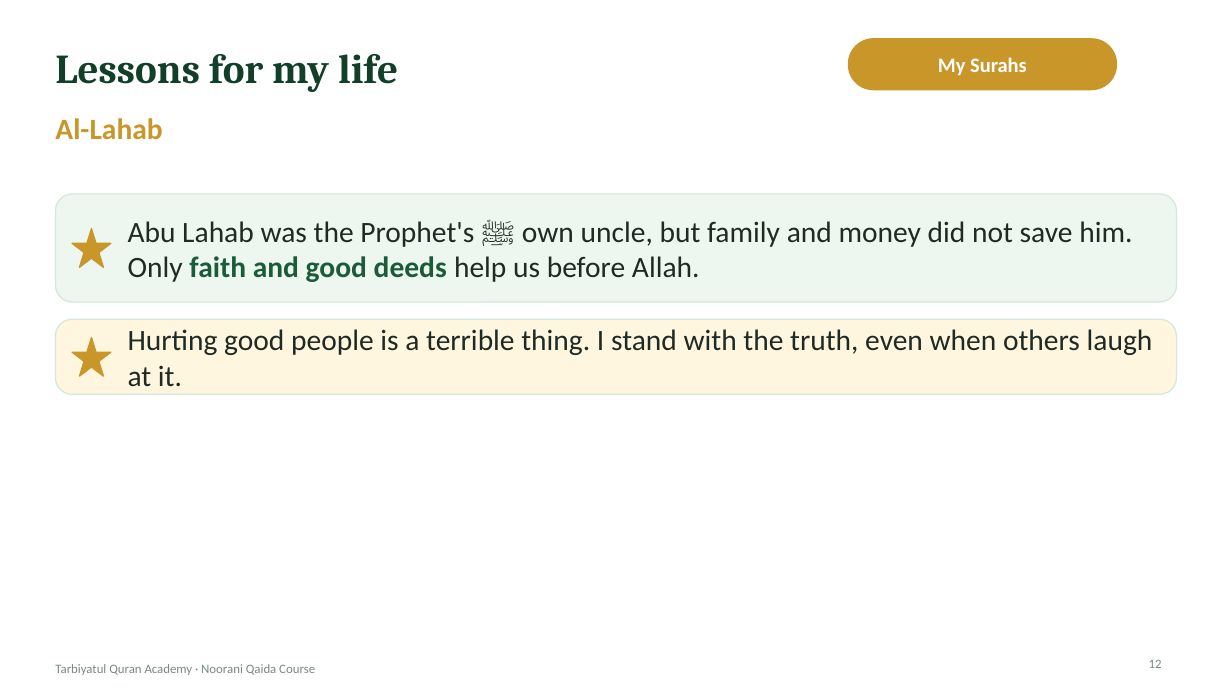
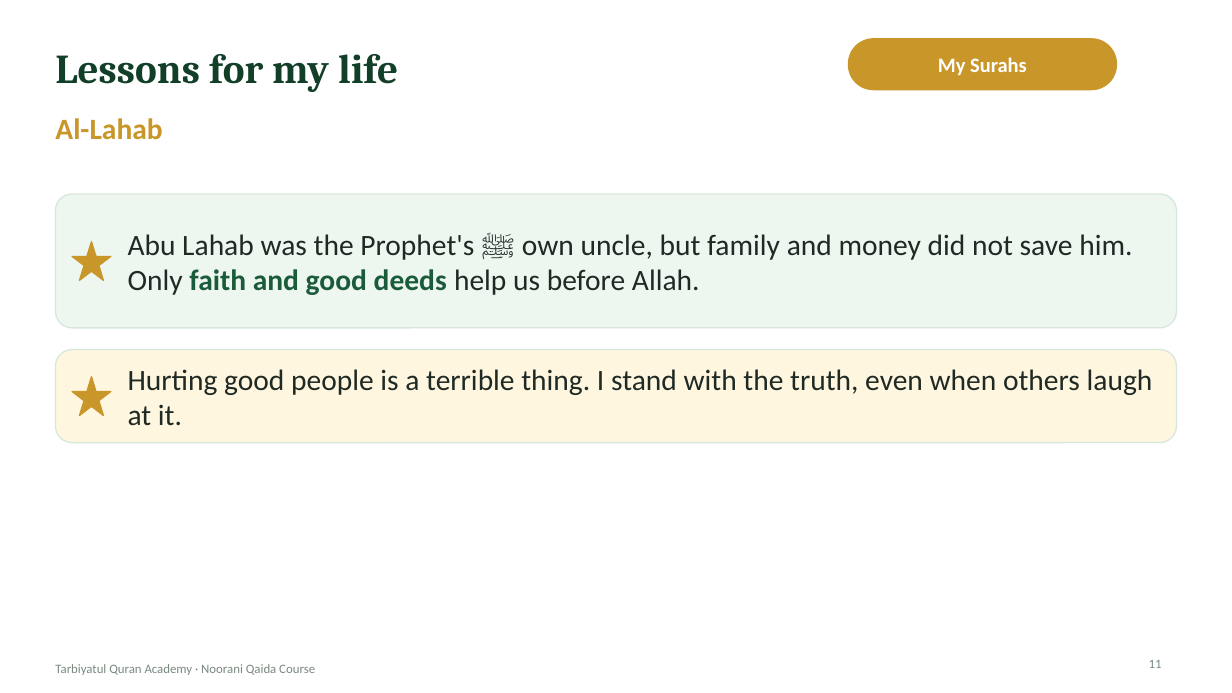
Before and after one commit to ibnhosain/TQA-Management-System, a slide deck: slide 11 of backend/core/deck_seed/noorani-qaida-lecture-03.pptx (slide 12 before the commit). Drawn at 1232x693 pixels with LibreOffice and Linux fonts; fonts in the diff are those of the drawing; background and template pictures are left out. Boxes give left, top, right and bottom in pixels: in the first picture for what was removed or moved away, otherwise in the second. Text is boxed around its words. In the diff, an @@ line names an element or a change of style, - is before the commit and + after.

```diff
--- a/backend/core/deck_seed/noorani-qaida-lecture-03.pptx
+++ b/backend/core/deck_seed/noorani-qaida-lecture-03.pptx
@@ rounded rectangle: place and size @@
-rounded rectangle at bbox=[55, 194, 1177, 302]
+rounded rectangle at bbox=[55, 194, 1177, 328]
@@ rounded rectangle at bbox=[55, 194, 1177, 328]: proportions changed @@
@@ text "Abu Lahab was the Prophet's ...": place and size @@
-text "Abu Lahab was the Prophet's ..." at bbox=[128, 220, 1132, 282]
+text "Abu Lahab was the Prophet's ..." at bbox=[128, 233, 1132, 295]
@@ star: place and size @@
-star at bbox=[72, 228, 111, 267]
+star at bbox=[72, 241, 111, 280]
@@ rounded rectangle at bbox=[55, 349, 1177, 443]: proportions changed @@
@@ rounded rectangle: place and size @@
-rounded rectangle at bbox=[55, 320, 1177, 395]
+rounded rectangle at bbox=[55, 349, 1177, 443]
@@ text "Hurting good people is a ...": place and size @@
-text "Hurting good people is a ..." at bbox=[128, 329, 1153, 387]
+text "Hurting good people is a ..." at bbox=[128, 369, 1153, 426]
@@ star: place and size @@
-star at bbox=[72, 337, 111, 376]
+star at bbox=[72, 377, 111, 416]
```
Also in this commit, not shown: 12 other slides changed, 1 slide removed, 21 other files.
